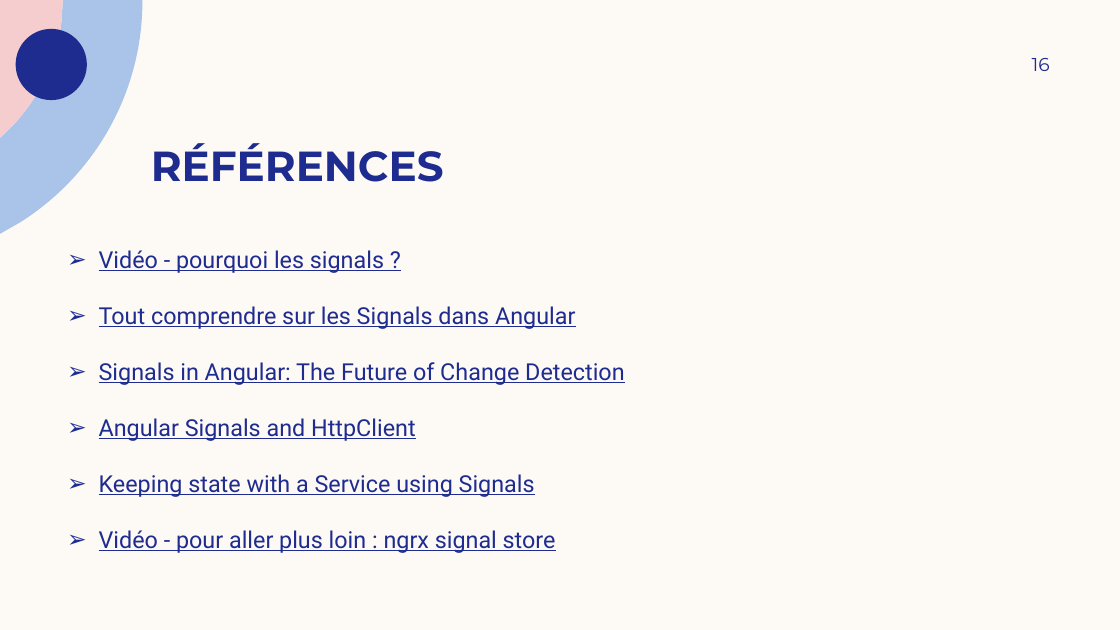
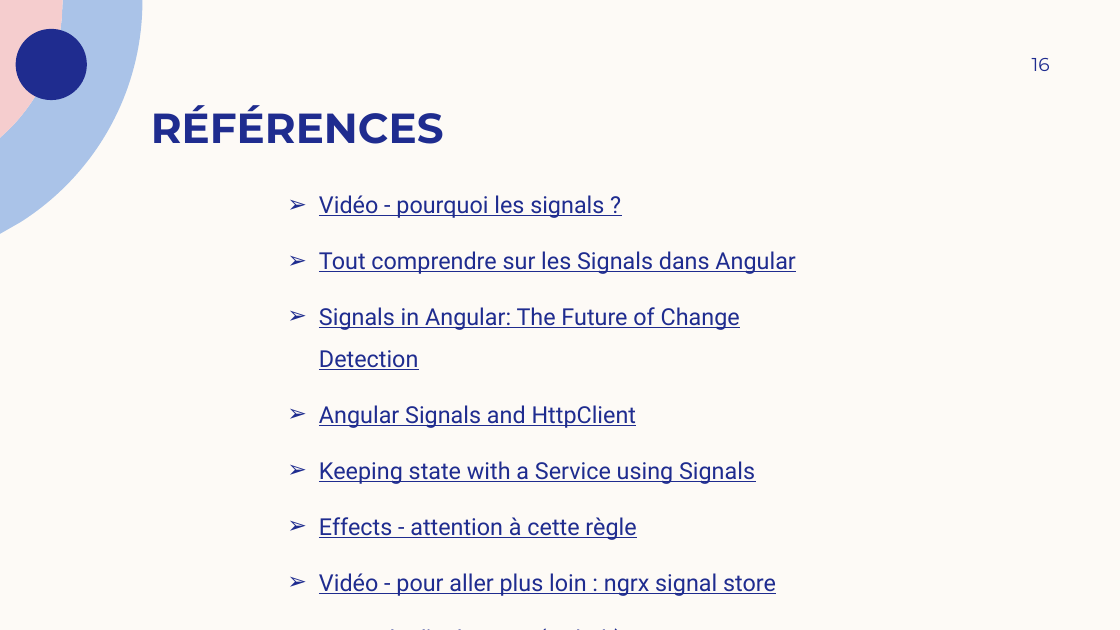
Before and after one commit to JeromeD1/angular-signaux, a slide deck: slide 16 of Angular signals - présentation.pptx. Drawn at 1120x630 pixels with LibreOffice and Linux fonts; fonts in the diff are those of the drawing. Boxes give left, top, right and bottom in pixels: in the first picture for what was removed or moved away, otherwise in the second. Text is boxed around its words. In the diff, an @@ line names an element or a change of style, - is before the commit and + after.

Commit message:
maj ppt

```diff
--- a/Angular signals - présentation.pptx
+++ b/Angular signals - présentation.pptx
@@ title "RÉFÉRENCES": place and size @@
-title "RÉFÉRENCES" at bbox=[151, 143, 444, 182]
+title "RÉFÉRENCES" at bbox=[151, 105, 444, 144]
@@ text at bbox=[319, 195, 795, 596]: paragraph added @@
+➢ Exemple d'utilisation (Github)
@@ text "Vidéo - pourquoi les signals ...": place and size @@
-text "Vidéo - pourquoi les signals ..." at bbox=[99, 250, 624, 553]
+text "Vidéo - pourquoi les signals ..." at bbox=[319, 195, 795, 596]
@@ text at bbox=[319, 517, 636, 540]: paragraph added @@
+➢ Effects - attention à cette règle
```
Also in this commit, not shown: 1 other slide changed, 2 other files.
